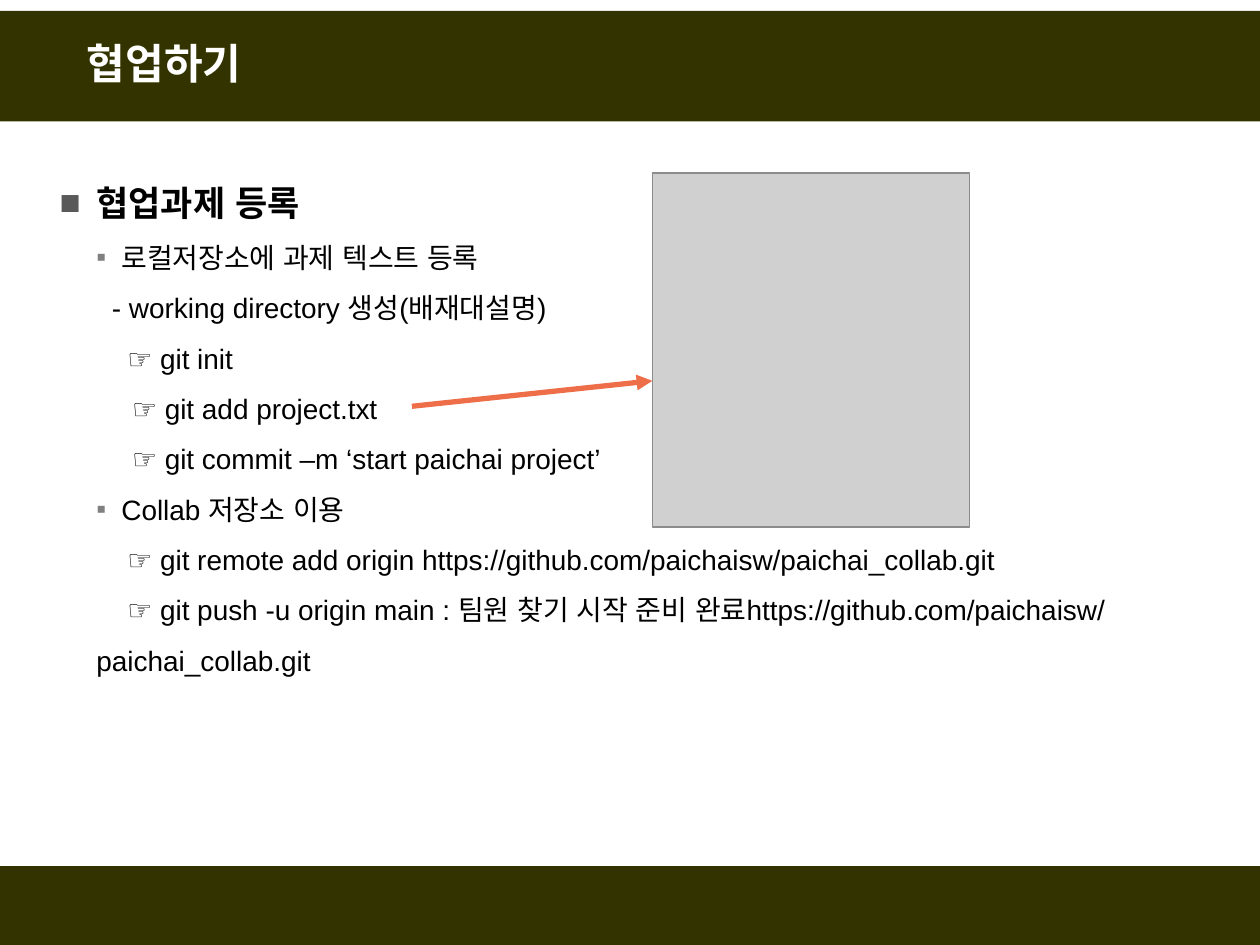
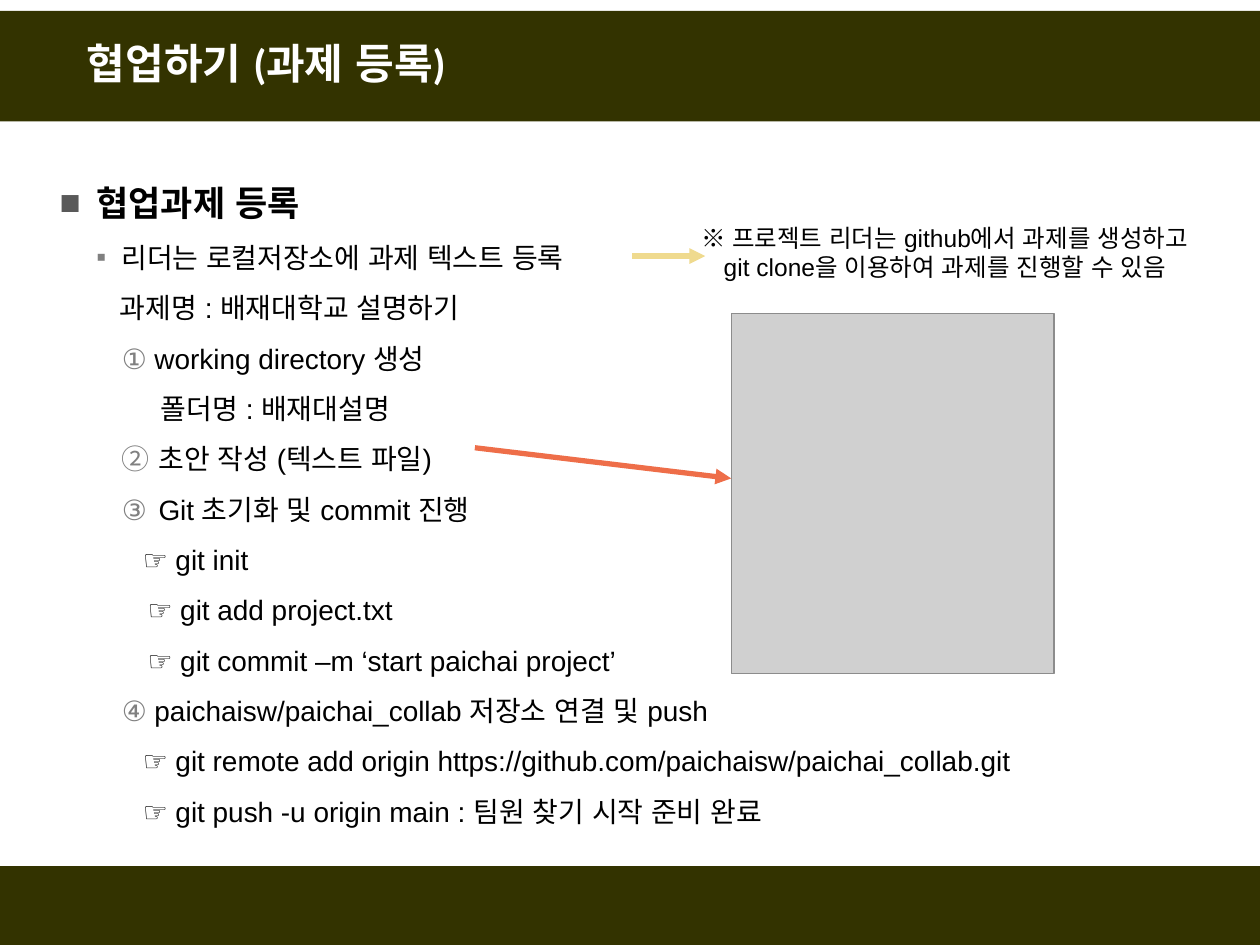
Before and after one commit to fasthill/github-lecture, a slide deck: slide 3 of git및github첫걸음-협업하기.pptx (slide 2 before the commit). Drawn at 1260x945 pixels with LibreOffice and Linux fonts; fonts in the diff are those of the drawing; grey boxes stand for pictures. Boxes give left, top, right and bottom in pixels: in the first picture for what was removed or moved away, otherwise in the second. Text is boxed around its words. In the diff, an @@ line names an element or a change of style, - is before the commit and + after.

```diff
--- a/git및github첫걸음-협업하기.pptx
+++ b/git및github첫걸음-협업하기.pptx
@@ title at (87, 43, 445, 85): text changed @@
-협업하기
+협업하기 (과제 등록)
@@ text added at (724, 226, 1188, 281), 14 pt, text #000000 @@
+※ 프로젝트 리더는 github에서 과제를 생성하고
+git clone을 이용하여 과제를 진행할 수 있음
@@ text at (120, 245, 563, 523): text changed @@
-  ▪ 로컬저장소에 과제 텍스트 등록
-  - working directory 생성(배재대설명)
+  ▪ 리더는 로컬저장소에 과제 텍스트 등록
+  과제명 : 배재대학교 설명하기
+  1. working directory 생성
+  폴더명 : 배재대설명
+  2. 초안 작성 (텍스트 파일)
+  3. Git 초기화 및 commit 진행
@@ arrow added from (633, 256) to (706, 256), #EFDA8E 3 pt @@
@@ picture: place and size @@
-picture at (653, 173, 969, 527)
+picture at (731, 314, 1053, 674)
@@ arrow moved from (412, 406) - (653, 381) to (475, 447) - (731, 479) @@
@@ text at (154, 698, 708, 726): text changed @@
-  ▪ Collab 저장소 이용
+  4. paichaisw/paichai_collab 저장소 연결 및 push
@@ text at (175, 798, 761, 827): text changed @@
-  ☞ git push -u origin main : 팀원 찾기 시작 준비 완료https://github.com/paichaisw/paichai_collab.git
+  ☞ git push -u origin main : 팀원 찾기 시작 준비 완료
```
Also in this commit, not shown: 9 other slides changed, 13 slides added, 2 other files.
